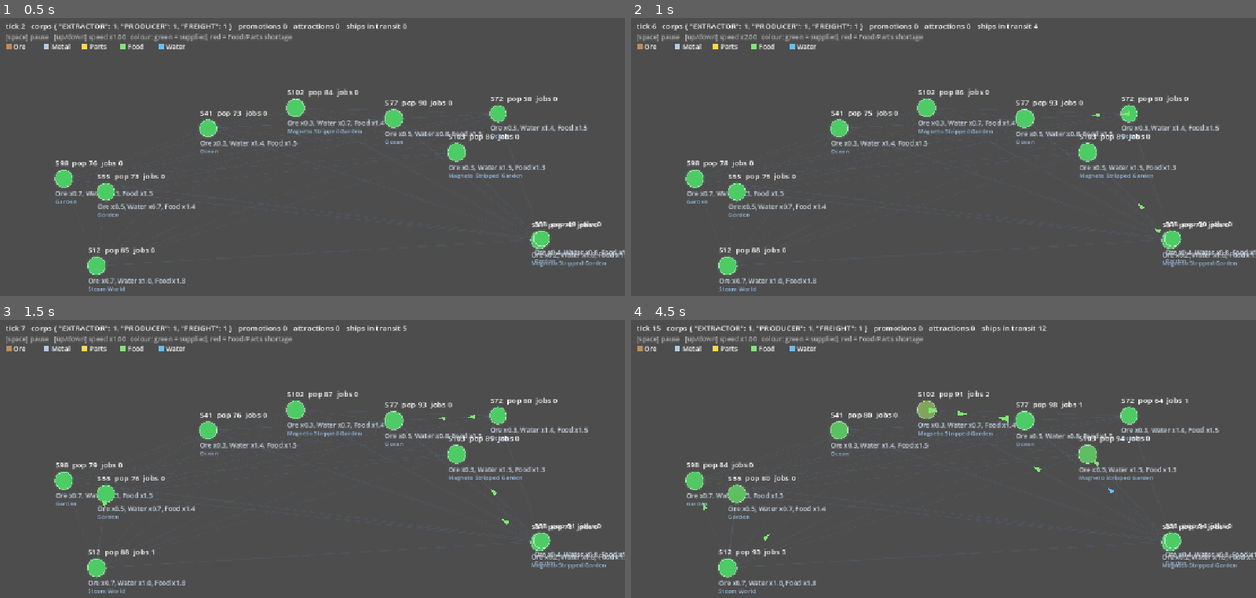
Above: before the commit, frames 1-4 (two rows, left to right).
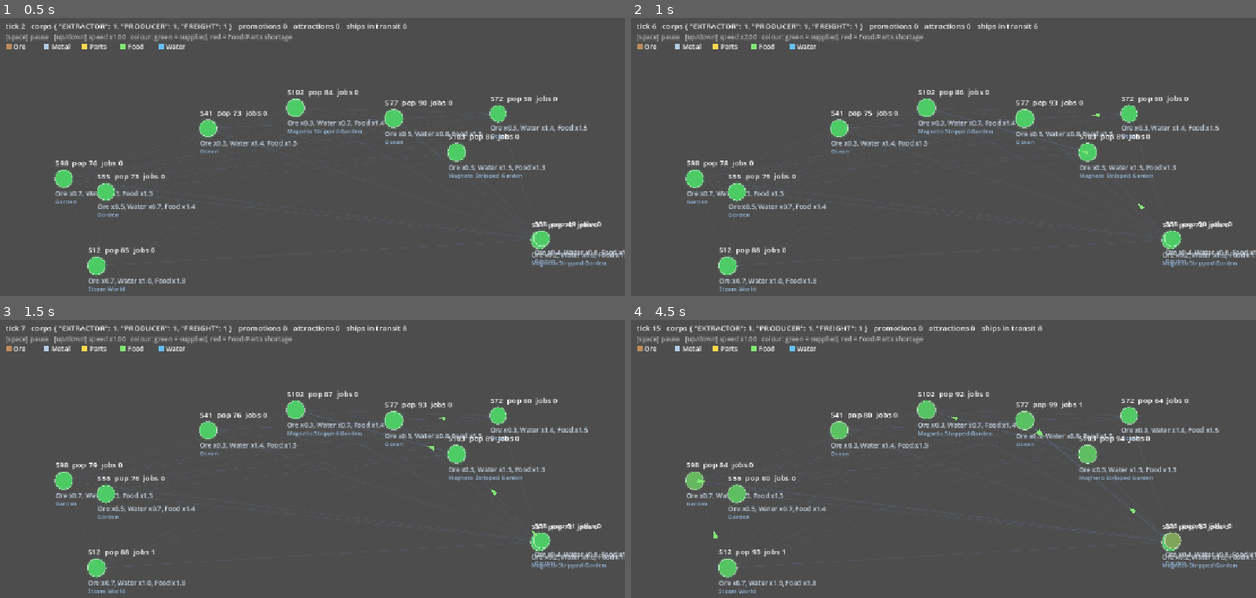
Above: after the commit, the same moments.

Repository: ElectroEsper/galaxy-generator
Game: Godot game, scene res://economy_proto/economy_view.tscn
Same seed, same stepped clock (60 frames per second), same inputs: the game is played once before the commit and once after it. This scene is started directly instead of the project's main scene.
Inputs:
- Up to frame 1 (0.5 s): no input
- Up to frame 2 (1 s): tap Enter at 0.5 s; hold Up from 0.53 s (still down); tap Space at 0.77 s
- Up to frame 3 (1.5 s): tap Space at 1.25 s; release Up at 1.28 s; hold Down from 1.28 s (still down)
- Up to frame 4 (4.5 s): tap Space at 1.52, 2.75, 3.02, 3.77 s; tap Enter at 2, 3.5 s; release Down at 2.03 s; hold Up 2.03-3.53 s; hold Down from 3.53 s (still down)

Frame 1 is identical in both runs. In frame 2, less than 0.1% of the frame differs, in the area x 49-85%, y 1-78%; in frame 3, less than 0.1%; in frame 4, 0.6%, in the area x 10-100%, y 1-90%.

Commit message:
Freight sailing-time budget and marginal payback check
Co-Authored-By: Claude Sonnet 5.5 <noreply@anthropic.com>
Claude-Session: https://claude.ai/code/session_011shSnrHMjVZ7qaqpxEfch4

Diff:
--- /dev/null
+++ b/docs/economy_results/run_time_budget.csv
@@ -0,0 +1,151 @@
+tick,pop,colonies_with_jobs,in_shortage,avg_ore,avg_metal,avg_parts,avg_food,extractors,producers,freight,facilities,ships,promotions,attractions,avg_level,upgrades,hydro_facilities,food_extractors,avg_water,water_sites,ship_class
+4,5587,0,0,1.00,1.04,1.64,4.26,1,1,1,0,0,0,0,0.00,0,0,0,2.32,45,1
+8,5699,1,0,1.00,1.15,2.19,6.79,1,1,1,2,0,0,0,1.50,1,0,2,3.42,45,1
+12,5811,1,0,1.00,1.25,2.58,9.65,1,1,1,3,1,0,0,2.33,4,1,2,4.46,45,3
+16,5913,4,6,1.00,1.34,2.90,16.09,1,1,1,5,4,0,0,2.60,8,3,2,5.82,45,4
+20,5926,4,28,1.00,1.42,3.18,34.28,1,1,1,7,8,0,0,2.71,12,3,3,8.31,45,4
+24,5842,6,46,1.00,1.47,3.42,52.11,6,1,1,16,12,3,2,2.06,17,5,6,16.21,45,4
+28,5721,12,50,1.00,1.52,3.65,56.97,13,1,1,37,16,6,6,1.59,22,9,6,25.39,45,4
+32,5583,26,80,1.00,1.55,3.95,67.47,34,3,1,106,20,25,10,1.30,32,14,6,37.06,45,4
+36,5399,43,87,1.00,1.57,4.47,84.01,48,7,1,195,24,39,14,1.31,61,28,34,38.92,45,4
+40,5237,52,88,1.00,1.58,5.93,84.46,51,8,1,254,28,42,15,1.31,78,46,57,50.18,45,4
+44,5120,58,85,1.00,1.75,7.23,80.70,51,8,1,295,32,42,15,1.28,84,59,57,46.63,45,4
+48,5045,66,85,1.00,1.92,8.19,81.22,51,8,1,338,36,42,15,1.26,89,69,57,40.16,45,4
+52,4997,69,88,1.00,2.27,10.16,78.95,51,8,1,379,40,42,15,1.26,99,77,57,35.16,45,4
+56,4981,69,84,1.03,4.43,13.28,75.73,51,8,1,406,44,42,15,1.27,108,77,57,29.15,45,4
+60,4976,69,89,1.19,4.30,18.14,76.29,51,8,1,429,48,42,15,1.28,118,77,57,25.76,45,4
+64,4976,69,90,1.41,4.06,21.39,78.07,51,8,1,463,52,42,15,1.31,142,77,57,23.74,45,4
+68,4997,69,86,1.54,6.27,22.54,75.46,51,8,1,497,56,42,15,1.33,165,77,57,23.28,45,4
+72,5037,69,88,1.88,6.82,25.32,75.36,51,8,1,523,60,42,15,1.33,175,77,57,23.23,45,4
+76,5078,69,92,2.32,8.47,27.57,76.93,51,8,1,569,64,42,15,1.37,211,77,57,19.07,45,4
+80,5137,68,94,3.00,11.09,33.14,76.91,51,8,1,601,68,42,15,1.41,247,68,57,19.30,45,4
+84,5214,67,94,3.98,12.89,38.75,73.10,51,8,1,646,72,42,15,1.43,281,69,57,19.17,45,4
+88,5310,71,92,3.54,20.96,40.23,67.76,51,8,1,697,76,42,15,1.47,326,74,57,19.20,45,4
+92,5428,74,92,4.84,41.59,45.04,61.99,51,8,1,732,80,42,15,1.53,387,77,57,18.51,45,4
+96,5562,75,94,6.20,55.42,51.12,57.63,51,8,1,760,84,42,15,1.57,434,81,57,15.75,45,4
+100,5691,76,93,6.16,59.27,51.36,58.47,51,8,1,791,88,42,15,1.56,444,90,57,13.15,45,4
+104,5807,77,92,5.91,61.47,53.19,59.22,51,8,1,822,92,42,15,1.57,469,95,57,14.48,45,4
+108,5920,78,93,5.71,63.11,58.80,59.35,51,8,1,853,96,42,15,1.57,489,102,57,18.26,45,4
+112,6027,81,90,6.71,67.09,62.50,61.95,51,8,1,888,100,42,15,1.58,515,109,57,14.86,45,4
+116,6126,82,92,9.66,78.32,67.43,64.00,51,8,1,922,104,42,15,1.58,541,112,57,16.38,45,4
+120,6214,82,98,8.21,82.50,68.29,68.70,51,8,1,946,108,42,15,1.60,572,113,57,16.74,45,4
+124,6285,83,99,9.41,80.55,74.42,69.83,51,8,1,967,112,42,15,1.62,603,120,57,19.03,45,4
+128,6350,84,98,10.52,83.14,74.98,74.85,51,8,1,990,116,42,15,1.64,637,128,57,18.77,45,4
+132,6423,86,98,12.52,85.56,76.51,73.84,51,8,1,1007,120,42,15,1.68,687,135,57,17.38,45,4
+136,6492,89,98,14.55,85.05,81.29,77.12,51,8,1,1024,124,42,15,1.71,731,139,57,16.46,45,4
+140,6540,90,98,15.26,84.14,83.50,77.99,51,8,1,1073,128,42,15,1.72,776,144,57,19.45,45,4
+144,6613,93,99,18.58,84.07,86.47,79.78,51,8,1,1093,132,42,15,1.73,801,148,57,17.40,45,4
+148,6683,96,100,19.00,85.47,86.60,79.48,51,8,1,1121,136,42,15,1.75,849,152,57,19.89,45,4
+152,6764,99,99,21.21,86.84,91.31,77.65,51,8,1,1181,140,42,15,1.75,885,155,57,19.50,45,4
+156,6875,100,100,21.58,85.98,95.43,78.66,51,8,1,1202,144,42,15,1.77,928,159,57,20.28,45,4
+160,6981,100,100,23.30,83.96,96.34,79.99,51,8,1,1258,148,42,15,1.76,964,159,57,20.98,45,4
+164,7092,100,99,25.44,82.75,96.17,80.10,51,8,1,1278,152,42,15,1.82,1051,162,57,18.57,45,4
+168,7174,100,100,26.18,79.34,94.69,81.16,51,8,1,1294,156,42,15,1.84,1097,162,57,20.33,45,4
+172,7274,98,100,28.68,81.30,94.04,81.27,51,8,1,1326,160,42,15,1.84,1127,168,57,18.10,45,4
+176,7378,98,100,30.82,81.71,93.23,80.25,51,8,1,1344,164,42,15,1.85,1151,168,57,17.06,45,4
+180,7483,98,99,31.38,78.94,96.24,81.63,51,8,1,1389,168,42,15,1.86,1204,174,57,18.24,45,4
+184,7589,98,100,31.85,78.43,96.73,80.81,51,8,1,1428,172,42,15,1.86,1244,174,57,19.86,45,4
+188,7706,98,100,33.71,76.60,97.33,78.93,51,8,1,1456,176,42,15,1.86,1274,174,57,16.42,45,4
+192,7817,98,100,35.14,74.52,97.03,78.52,51,8,1,1504,180,42,15,1.85,1301,174,57,16.31,45,4
+196,7939,97,100,35.89,74.55,94.80,79.26,51,8,1,1520,184,42,15,1.88,1372,174,57,17.65,45,4
+200,8049,96,100,35.92,73.88,94.16,81.39,51,8,1,1531,188,42,15,1.89,1395,178,57,16.25,45,4
+204,8145,96,100,36.66,72.14,93.04,80.57,51,8,1,1539,192,42,15,1.90,1424,183,57,18.36,45,4
+208,8261,96,100,36.72,74.14,92.38,79.00,51,8,1,1559,196,42,15,1.90,1459,181,57,16.64,45,4
+212,8385,97,100,36.55,73.67,92.27,80.63,51,8,1,1577,200,42,15,1.93,1527,176,57,14.63,45,4
+216,8488,97,99,36.76,72.06,91.31,79.72,51,8,1,1586,204,42,15,1.93,1541,186,57,15.02,45,4
+220,8586,96,100,36.83,72.30,91.17,79.44,51,8,1,1565,208,42,15,1.97,1584,185,57,16.54,45,4
+224,8670,96,100,36.63,70.42,91.58,80.30,51,8,1,1588,212,42,15,1.99,1639,185,57,17.00,45,4
+228,8768,97,100,37.88,69.39,91.68,78.32,51,8,1,1632,216,42,15,2.01,1709,186,57,15.28,45,4
+232,8881,97,100,38.18,67.90,89.84,82.21,51,8,1,1675,220,42,15,2.02,1781,182,57,14.50,45,4
+236,8976,98,100,38.49,66.47,90.03,83.73,51,8,1,1669,224,42,15,2.07,1853,182,57,15.94,45,4
+240,9057,97,100,39.39,63.97,89.02,83.45,51,8,1,1686,228,42,15,2.07,1877,182,57,15.14,45,4
+244,9130,98,100,40.40,62.30,86.50,84.00,51,8,1,1733,232,42,15,2.04,1881,182,57,14.26,45,4
+248,9215,98,100,40.73,60.35,89.73,85.42,51,8,1,1738,236,42,15,2.06,1925,182,57,15.49,45,4
+252,9291,98,100,41.56,61.51,85.66,87.20,51,8,1,1752,240,42,15,2.06,1938,182,57,16.15,45,4
+256,9353,99,100,42.42,61.23,86.97,87.11,51,8,1,1740,244,42,15,2.09,1972,183,57,16.30,45,4
+260,9412,99,100,41.28,61.17,88.41,85.18,51,8,1,1725,248,42,15,2.13,2037,183,57,16.20,45,4
+264,9470,99,100,39.43,61.60,86.55,84.75,51,8,1,1715,252,42,15,2.18,2108,180,57,15.13,45,4
+268,9480,98,100,38.55,59.69,88.66,85.65,51,8,1,1714,256,42,15,2.19,2130,180,57,15.39,45,4
+272,9503,98,100,37.54,58.20,83.33,86.05,51,8,1,1719,260,42,15,2.21,2170,180,57,16.19,45,4
+276,9546,98,99,38.29,56.64,83.23,85.10,51,8,1,1721,264,42,15,2.23,2220,180,57,16.33,45,4
+280,9574,98,100,36.66,57.06,82.36,86.12,51,8,1,1715,268,42,15,2.26,2268,179,57,17.14,45,4
+284,9623,98,99,37.44,56.84,82.76,82.86,51,8,1,1714,272,42,15,2.29,2311,182,57,15.86,45,4
+288,9661,98,100,34.80,58.11,81.88,81.43,51,8,1,1719,276,42,15,2.30,2338,182,57,15.82,45,4
+292,9705,98,100,35.65,55.21,80.88,80.41,51,8,1,1709,280,42,15,2.33,2380,182,57,16.39,45,4
+296,9720,99,100,36.19,50.69,85.66,78.48,51,8,1,1714,284,42,15,2.34,2403,182,57,14.65,45,4
+300,9752,99,99,33.97,53.73,79.56,77.25,51,8,1,1700,288,42,15,2.33,2425,184,57,16.34,45,4
+304,9798,100,99,31.80,56.03,80.38,77.70,51,8,1,1697,292,42,15,2.34,2450,188,57,15.28,45,4
+308,9851,100,99,33.42,51.83,80.65,75.93,51,8,1,1700,296,42,15,2.34,2475,188,57,13.92,45,4
+312,9914,100,99,33.05,53.17,77.20,74.28,51,8,1,1684,300,42,15,2.35,2521,199,57,14.22,45,4
+316,9972,100,99,33.82,52.10,81.88,73.57,51,8,1,1691,304,42,15,2.35,2542,207,57,17.10,45,4
+320,10045,100,100,34.03,50.09,84.00,72.42,51,8,1,1694,308,42,15,2.35,2563,210,57,14.31,45,4
+324,10104,100,100,33.53,52.55,77.94,73.46,51,8,1,1733,312,42,15,2.32,2586,214,57,14.95,45,4
+328,10159,100,99,33.14,52.61,77.37,74.75,51,8,1,1731,316,42,15,2.33,2632,219,57,14.42,45,4
+332,10226,100,99,34.53,50.07,76.39,71.14,51,8,1,1740,320,42,15,2.33,2638,220,57,15.60,45,4
+336,10280,100,100,35.65,51.95,78.54,72.14,51,8,1,1746,324,42,15,2.34,2658,230,57,12.51,45,4
+340,10329,100,99,34.97,53.05,77.96,70.68,51,8,1,1754,328,42,15,2.34,2679,235,57,14.31,45,4
+344,10410,100,98,34.62,54.36,75.36,66.78,51,8,1,1759,332,42,15,2.35,2709,236,57,13.92,45,4
+348,10514,100,99,34.47,55.71,77.54,63.71,51,8,1,1772,336,42,15,2.35,2743,246,57,13.43,45,4
+352,10618,100,97,34.19,58.72,76.54,65.29,51,8,1,1777,340,42,15,2.36,2780,246,57,14.49,45,4
+356,10734,100,98,34.06,58.38,76.67,62.78,51,8,1,1767,344,42,15,2.40,2835,245,57,14.15,45,4
+360,10828,100,99,34.37,58.02,76.24,63.61,51,8,1,1773,348,42,15,2.41,2860,251,57,15.94,45,4
+364,10911,100,96,34.64,58.74,78.26,64.54,51,8,1,1772,352,42,15,2.42,2888,254,57,15.12,45,4
+368,10986,100,99,34.43,59.30,79.31,63.98,51,8,1,1778,356,42,15,2.43,2913,255,57,17.46,45,4
+372,11069,100,98,38.44,61.00,77.24,63.39,51,8,1,1779,360,42,15,2.44,2935,255,57,11.92,45,4
+376,11123,100,98,38.17,60.02,77.11,63.86,51,8,1,1786,364,42,15,2.45,2960,267,57,12.88,45,4
+380,11182,100,99,37.95,59.90,80.32,63.89,51,8,1,1772,368,42,15,2.47,2992,269,57,13.32,45,4
+384,11217,100,98,37.56,58.24,80.94,65.46,51,8,1,1787,372,42,15,2.49,3061,272,57,13.77,45,4
+388,11237,100,99,36.93,57.17,80.69,66.32,51,8,1,1789,376,42,15,2.50,3093,276,57,14.49,45,4
+392,11260,100,99,36.41,59.85,80.58,67.11,51,8,1,1792,380,42,15,2.51,3129,287,57,14.69,45,4
+396,11259,100,99,37.34,58.86,80.25,67.60,51,8,1,1786,384,42,15,2.54,3178,288,57,14.66,45,4
+400,11248,100,98,38.53,56.50,82.11,65.65,51,8,1,1805,388,42,15,2.53,3194,293,57,14.79,45,4
+404,11261,100,100,38.66,56.60,84.77,66.39,51,8,1,1813,392,42,15,2.53,3217,294,57,13.11,45,4
+408,11246,100,100,38.57,59.70,83.85,69.62,51,8,1,1814,396,42,15,2.53,3237,295,57,14.27,45,4
+412,11256,100,100,38.78,59.32,81.38,69.26,51,8,1,1820,400,42,15,2.54,3264,296,57,14.10,45,4
+416,11267,100,100,38.46,57.12,84.85,70.14,51,8,1,1857,404,42,15,2.53,3305,295,57,13.34,45,4
+420,11295,100,100,38.14,56.65,83.34,67.27,51,8,1,1863,408,42,15,2.53,3320,295,57,13.58,45,4
+424,11325,100,100,37.51,58.12,82.72,67.04,51,8,1,1868,412,42,15,2.54,3339,294,57,13.83,45,4
+428,11351,100,100,39.82,59.98,80.99,67.39,51,8,1,1860,416,42,15,2.55,3356,294,57,13.58,45,4
+432,11374,100,100,39.71,59.40,82.69,68.17,51,8,1,1873,420,42,15,2.55,3375,294,57,12.96,45,4
+436,11390,100,99,39.96,61.53,82.04,66.87,51,8,1,1877,424,42,15,2.56,3402,296,57,13.58,45,4
+440,11418,100,99,41.67,59.69,82.32,65.73,51,8,1,1874,428,42,15,2.59,3453,294,57,13.32,45,4
+444,11446,100,99,40.26,60.05,83.45,67.88,51,8,1,1866,432,42,15,2.61,3479,289,57,13.59,45,4
+448,11465,100,100,40.16,63.35,80.63,69.00,51,8,1,1860,436,42,15,2.62,3498,288,57,12.71,45,4
+452,11482,100,100,40.95,61.59,84.45,68.45,51,8,1,1857,440,42,15,2.63,3513,287,57,13.19,45,4
+456,11449,100,99,41.27,60.68,83.64,68.86,51,8,1,1853,444,42,15,2.66,3555,285,57,11.89,45,4
+460,11452,100,100,40.83,62.93,82.82,66.91,51,8,1,1853,448,42,15,2.67,3581,285,57,11.82,45,4
+464,11459,100,99,40.97,60.92,83.98,68.85,51,8,1,1859,452,42,15,2.68,3603,285,57,12.25,45,4
+468,11475,100,100,41.79,63.38,83.29,68.20,51,8,1,1862,456,42,15,2.68,3611,285,57,12.76,45,4
+472,11469,100,100,41.78,63.00,86.39,70.84,51,8,1,1865,460,42,15,2.69,3637,285,57,11.08,45,4
+476,11442,100,100,42.25,61.30,84.27,71.27,51,8,1,1863,464,42,15,2.70,3650,285,57,11.97,45,4
+480,11410,100,100,41.93,62.03,84.90,70.61,51,8,1,1867,468,42,15,2.69,3653,285,57,15.66,45,4
+484,11371,100,100,42.05,64.23,84.97,70.22,51,8,1,1856,472,42,15,2.71,3670,285,57,12.87,45,4
+488,11366,100,99,40.49,66.37,84.20,69.33,51,8,1,1852,476,42,15,2.72,3690,285,57,13.73,45,4
+492,11364,100,99,40.10,66.27,86.95,70.06,51,8,1,1846,480,42,15,2.74,3710,285,57,13.52,45,4
+496,11368,100,99,40.57,66.38,86.57,68.04,51,8,1,1829,484,42,15,2.75,3715,285,57,13.56,45,4
+500,11349,100,99,40.77,65.22,82.28,69.48,51,8,1,1827,488,42,15,2.75,3727,281,57,14.74,45,4
+504,11313,99,100,40.44,63.37,87.15,69.72,51,8,1,1828,492,42,15,2.75,3740,282,57,14.45,45,4
+508,11269,98,100,38.35,66.28,81.28,70.58,51,8,1,1823,496,42,15,2.76,3747,281,57,13.24,45,4
+512,11202,98,100,39.85,60.99,83.60,69.86,51,8,1,1810,500,42,15,2.77,3764,280,57,12.73,45,4
+516,11161,98,100,38.34,62.68,80.77,73.12,51,8,1,1811,504,42,15,2.78,3786,280,57,11.10,45,4
+520,11124,98,100,38.01,62.01,84.81,72.47,51,8,1,1822,508,42,15,2.77,3790,280,57,11.89,45,4
+524,11050,98,100,38.39,63.41,81.49,71.15,51,8,1,1827,512,42,15,2.77,3800,280,57,10.40,45,4
+528,11029,98,100,38.28,62.82,83.80,71.77,51,8,1,1787,516,42,15,2.81,3807,280,57,10.56,45,4
+532,11012,98,100,39.38,61.74,81.71,71.49,51,8,1,1783,520,42,15,2.82,3819,280,57,12.84,45,4
+536,10979,98,100,38.79,59.71,82.40,71.12,51,8,1,1779,524,42,15,2.83,3826,280,57,10.66,45,4
+540,10985,98,100,39.96,59.37,83.44,69.47,51,8,1,1776,528,42,15,2.84,3833,280,57,11.48,45,4
+544,10976,98,100,38.27,62.03,80.70,71.45,51,8,1,1776,532,42,15,2.84,3837,280,57,12.69,45,4
+548,10969,98,100,38.85,62.18,81.88,73.06,51,8,1,1776,536,42,15,2.84,3842,280,57,11.57,45,4
+552,10952,98,100,38.41,61.53,80.62,71.78,51,8,1,1769,540,42,15,2.84,3845,280,57,12.81,45,4
+556,10927,98,100,38.80,63.49,78.01,72.49,51,8,1,1770,544,42,15,2.84,3859,280,57,11.02,45,4
+560,10899,98,100,38.50,59.87,83.06,74.07,51,8,1,1766,548,42,15,2.84,3877,280,57,12.55,45,4
+564,10860,98,100,39.26,59.78,81.00,74.58,51,8,1,1767,552,42,15,2.84,3878,280,57,12.94,45,4
+568,10817,98,100,40.30,61.31,80.85,72.96,51,8,1,1761,556,42,15,2.84,3884,280,57,12.66,45,4
+572,10791,98,100,39.13,60.79,82.97,74.64,51,8,1,1757,560,42,15,2.84,3884,280,57,11.51,45,4
+576,10783,98,100,39.50,61.96,80.57,73.79,51,8,1,1739,564,42,15,2.85,3884,280,57,10.99,45,4
+580,10767,98,100,38.13,65.08,82.72,72.91,51,8,1,1739,568,42,15,2.85,3886,280,57,12.45,45,4
+584,10745,98,100,38.84,62.84,83.41,74.22,51,8,1,1738,572,42,15,2.85,3886,280,57,11.06,45,4
+588,10731,97,100,36.65,62.09,81.63,74.70,51,8,1,1741,576,42,15,2.85,3889,270,57,12.57,45,4
+592,10745,97,100,37.56,60.22,78.54,71.67,51,8,1,1756,580,42,15,2.83,3893,270,57,12.44,45,4
+596,10756,97,100,36.99,60.19,80.48,74.47,51,8,1,1750,584,42,15,2.84,3897,270,57,12.93,45,4
+600,10761,97,100,35.85,58.91,82.14,73.11,51,8,1,1753,588,42,15,2.83,3899,270,57,11.72,45,4
--- a/economy_proto/corporation.gd
+++ b/economy_proto/corporation.gd
@@ -13,7 +13,9 @@
 const CLASS_UPKEEP_MULT := 1.4  # but upkeep per ship only x1.4, so bigger hulls are cheaper per unit
 const CLASS_REFIT_COST := 0.3   # refit cost = CAPEX * ships * this * class
 const MAX_SHIP_CLASS := 6
-const GROW_FILL := 0.5    # add capacity only while holds are at least this full on average
+const SHIP_TIME := 4.0      # distance units a ship can sail per tick (a delivery costs its lane distance + LOAD_TIME)
+const LOAD_TIME := 0.5
+const GROW_FILL := 0.15    # add capacity only while holds are at least this full on average
 const SHIP_COST := 0.4        # per unit per distance step
 const PAYBACK_HORIZON := 25.0 # ticks; expand only if CAPEX / margin < this
 const REQUEST_COVER := 4.0     # producers ask Freight to keep this many ticks of inputs on the shelf
@@ -56,6 +58,7 @@
 var idle_ticks : int = 0
 var upgrades : int = 0
 var utilisation : float = 0.0   # share of voyages that found a profitable lane
+var marg_rate : float = 0.0    # EMA profit per unit of sailing time on the last (marginal) delivery each tick
 var fill : float = 0.0          # average hold fill on those voyages
 var moved : float = 0.0
 var last_moves : Array = []       # shipments made this tick (for the visual layer)
@@ -236,16 +239,18 @@
 
 func _run_freight(markets : Array[ColonyMarket]) -> void:
 	last_moves = []
-	var voyages : int = 1 + ships          # every ship makes one voyage per tick
+	var budget : float = float(1 + ships) * SHIP_TIME   # fleet sailing time this tick; short lanes allow many deliveries per ship
+	var total_budget : float = budget
 	var cap : float = ship_capacity()
 	var done : int = 0
 	var moved_before : float = moved
+	var last_rate : float = -1.0
 	# Contracts first: deliver inputs that producers have asked for (producer pays the shipping fee).
 	for dest in markets:
-		if done >= voyages:
+		if budget <= 0.0:
 			break
 		for req in dest.requests:
-			if done >= voyages:
+			if budget <= 0.0:
 				break
 			var g : int = req["good"]
 			var src : ColonyMarket = null
@@ -258,6 +263,7 @@
 			if q <= 0.0:
 				continue
 			var fee : float = SHIP_COST * _dist(src, dest, markets) * q
+			budget -= _dist(src, dest, markets) + LOAD_TIME
 			src.stock[g] -= q; dest.stock[g] += q
 			req["qty"] -= q
 			cash += q * (dest.price[g] - src.price[g]) + fee
@@ -275,7 +281,7 @@
 		sources[g] = by_price.slice(0, 6)
 		by_price.reverse()
 		dests[g] = by_price.slice(0, 6)
-	for v in range(done, voyages):
+	while budget > 0.0:
 		var best_m : float = 0.0
 		var best : Array = []
 		for g in Goods.ALL:
@@ -294,19 +300,29 @@
 		var q : float = minf(minf(a.stock[g] * 0.5, cap), maxf(0.0, cash / a.price[g]))
 		if q <= 0.0:
 			break
+		var trip : float = _dist(a, b, markets) + LOAD_TIME
+		budget -= trip
+		last_rate = q * best_m / trip
 		a.stock[g] -= q; b.stock[g] += q
 		cash += q * best_m
 		moved += q
 		done += 1
 		last_moves.append({"from": a, "to": b, "good": g, "qty": q})
-	utilisation = 0.8 * utilisation + 0.2 * (float(done) / float(voyages))
+	utilisation = 0.8 * utilisation + 0.2 * (1.0 - maxf(budget, 0.0) / total_budget)
 	# Fill: how full the holds were on the voyages made. Half-empty holds mean capacity isn't the bottleneck.
 	if done > 0:
 		fill = 0.8 * fill + 0.2 * minf((moved - moved_before) / (float(done) * cap), 1.0)
+	if last_rate >= 0.0:
+		marg_rate = 0.9 * marg_rate + 0.1 * last_rate
+	elif budget > 0.0:
+		marg_rate *= 0.9    # lanes ran dry before the budget did: extra ships earn nothing
 	cash -= SHIP_UPKEEP * pow(CLASS_UPKEEP_MULT, ship_class - 1) * (1 + ships)
 	# Fleet grows only while it is actually busy, and shrinks when idle.
 	# No fleet cap: cash and utilisation alone decide.
-	if cash > CAPEX * 3.0 and utilisation > 0.85 and fill > GROW_FILL:
+	# Brake: a new ship must pay for itself (same payback rule as facilities), judged on the marginal delivery, not the average.
+	var ship_upkeep : float = SHIP_UPKEEP * pow(CLASS_UPKEEP_MULT, ship_class - 1)
+	var marg_gain : float = marg_rate * SHIP_TIME - ship_upkeep
+	if cash > CAPEX * 3.0 and utilisation > 0.85 and fill > GROW_FILL and marg_gain > 0.0 and CAPEX / marg_gain < PAYBACK_HORIZON:
 		# Grow by whichever is cheaper per unit of cargo: one more ship, or refitting the whole fleet to the next class.
 		var refit : float = CAPEX * float(ships) * CLASS_REFIT_COST * float(ship_class)
 		var refit_per_cap : float = refit / (float(ships) * ship_capacity() * (CLASS_CAP_MULT - 1.0)) if ships > 0 else INF
